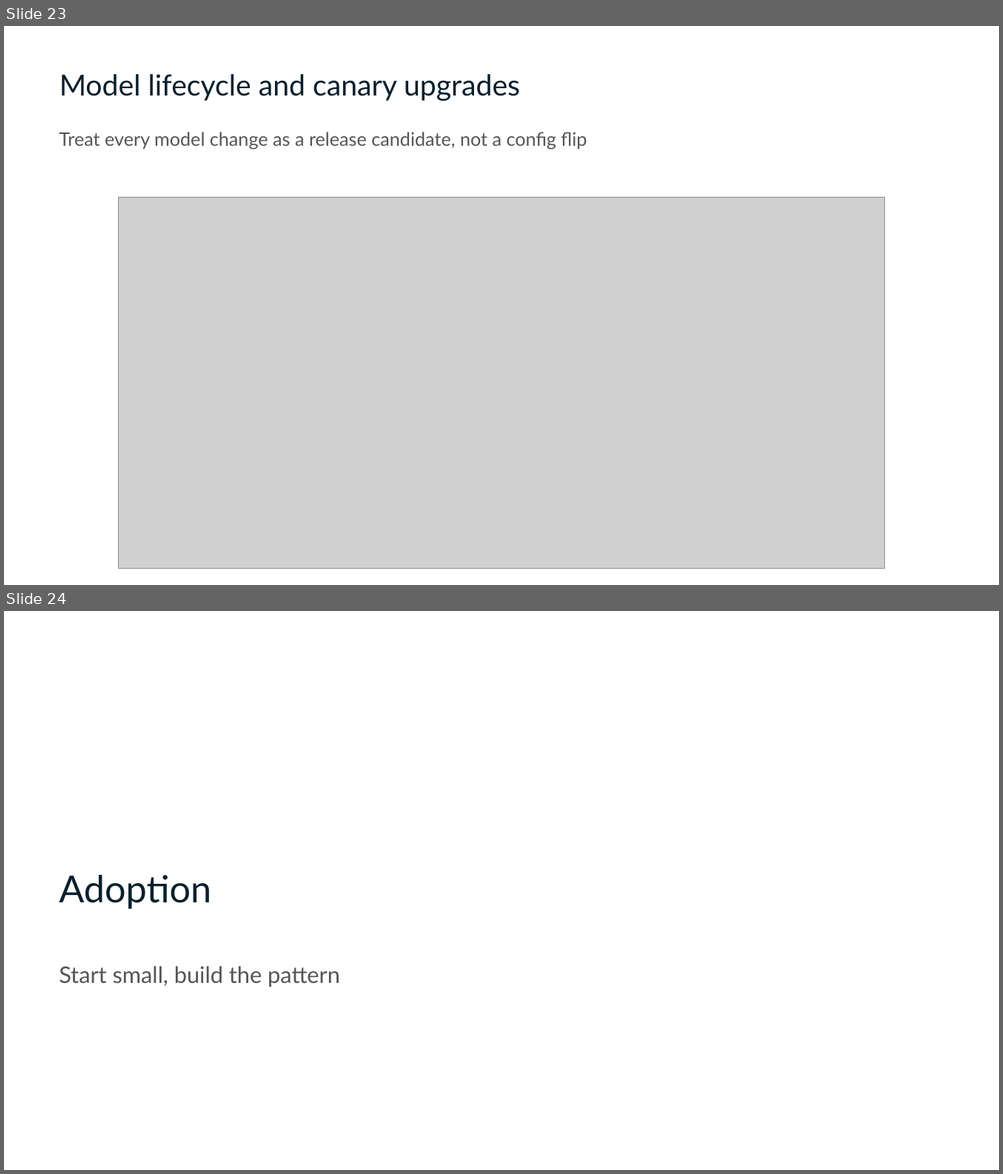
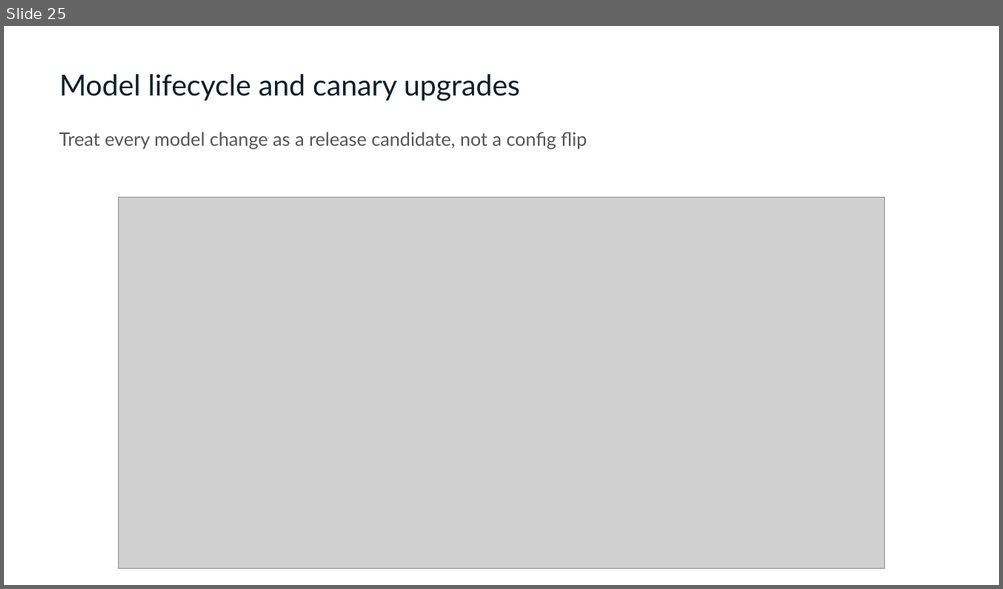
Before and after one commit to Azure/agentops-workshop, a slide deck: short/slides.pptx. Shown one above the other, each under a label of ours: slides 23 and 24 before the commit, slide 25 after it. The pictures are 1003x1174 and 1003x589 pixels, drawn with LibreOffice and Linux fonts; fonts in the diff are those of the drawing; grey boxes stand for pictures. Boxes give left, top, right and bottom in pixels: in the first picture for what was removed or moved away, otherwise in the second. Text is boxed around its words. In the diff, an @@ line names an element or a change of style, - is before the commit and + after.

```diff
--- a/short/slides.pptx
+++ b/short/slides.pptx
@@ slide 24 removed at (4, 611, 999, 1170), background #FFFFFF @@
@@ text removed at (59, 875, 211, 909) @@
-Adoption
@@ text removed at (59, 966, 340, 988) @@
-Start small, build the pattern
@@ what was slide 23 is now slide 25 @@
```
Also in this commit, not shown: 3 slides changed, 5 slides added, 1 other slide removed, 3 other files.
